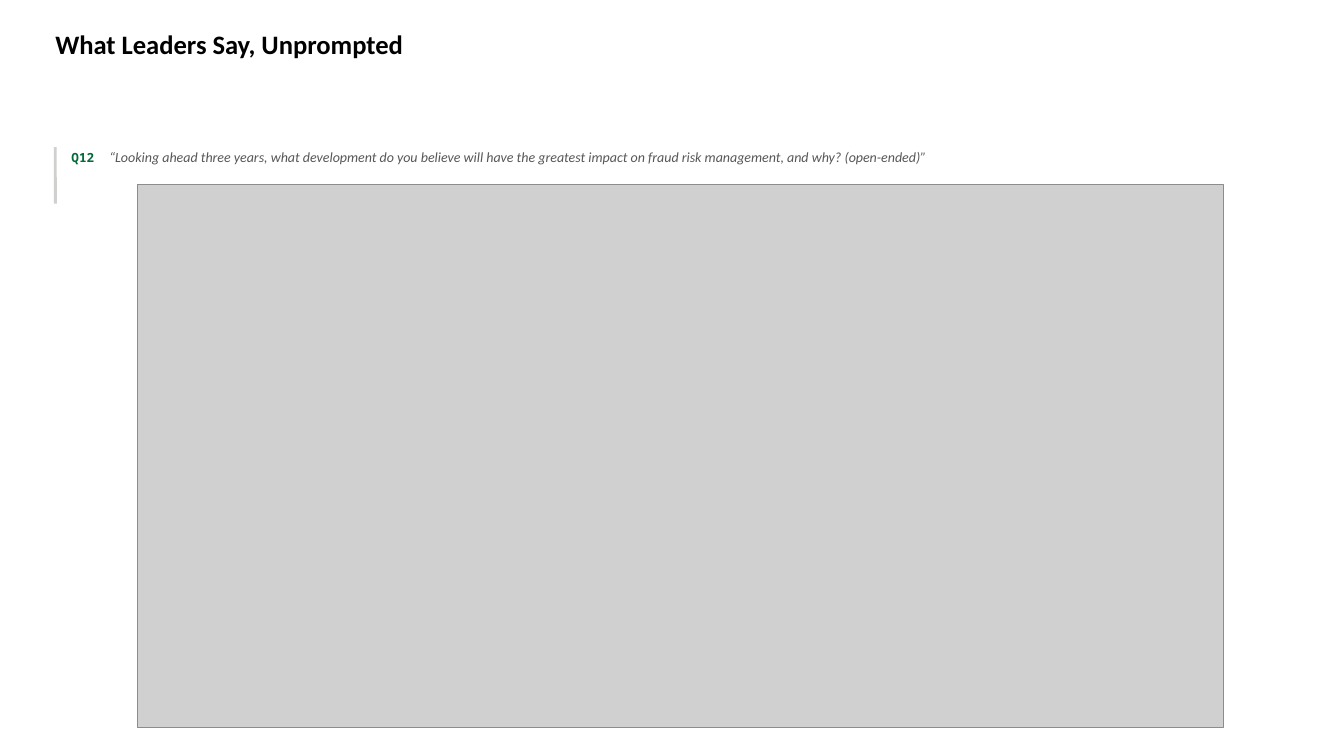
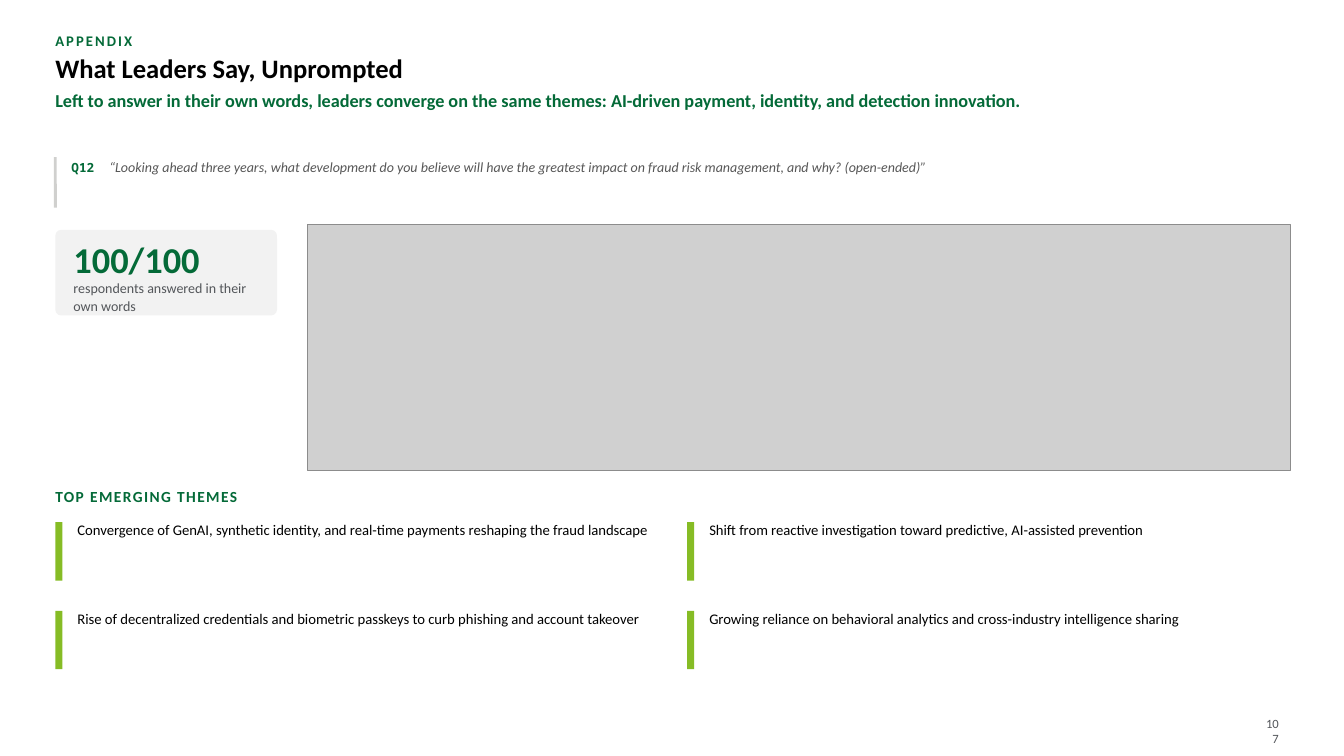
Before and after one commit to davidlin778/Fraud-in-2026, a slide deck: slide 20 of Cleaned Up Storyline deck (Fraud in 2026).pptx (slide 45 before the commit). Drawn at 1344x756 pixels with LibreOffice and Linux fonts; fonts in the diff are those of the drawing; grey boxes stand for pictures. Boxes give left, top, right and bottom in pixels: in the first picture for what was removed or moved away, otherwise in the second. Text is boxed around its words. In the diff, an @@ line names an element or a change of style, - is before the commit and + after.

```diff
--- a/Cleaned Up Storyline deck (Fraud in 2026).pptx
+++ b/Cleaned Up Storyline deck (Fraud in 2026).pptx
@@ text "What Leaders Say, Unprompted": place and size @@
-text "What Leaders Say, Unprompted" at [55,35,402,59]
+text "What Leaders Say, Unprompted" at [55,59,402,83]
@@ text added at [55,36,132,46], 10.5 pt, text #046A38, bold @@
+APPENDIX
@@ text added at [55,94,1021,110], 13 pt, text #046A38, bold @@
+Left to answer in their own words, leaders converge on the same themes: AI-driven payment, identity, and detection innovation.
@@ line moved from (55, 147) - (55, 204) to (55, 157) - (55, 208) @@
@@ text "Q12 “Looking ahead three years, ...": place and size @@
-text "Q12 “Looking ahead three years, ..." at [71,152,927,165]
+text "Q12 “Looking ahead three years, ..." at [71,162,927,175]
@@ picture removed at [137,185,1224,728] @@
@@ rounded rectangle added at [55,230,277,316], fill #F2F2F2 @@
@@ picture added at [308,225,1291,471] @@
@@ text added at [73,247,199,275], 26 pt, text #046A38, bold @@
+100/100
@@ text added at [73,283,246,311], 10 pt, text #53565A @@
+respondents answered in their own words
@@ text added at [55,492,237,502], 11 pt, text #046A38, bold @@
+TOP EMERGING THEMES
@@ rectangle added at [55,522,63,581], fill #86BC25 @@
@@ text added at [77,524,647,538], 10.5 pt, text #000000 @@
+Convergence of GenAI, synthetic identity, and real-time payments reshaping the fraud landscape
@@ rectangle added at [688,522,695,581], fill #86BC25 @@
@@ text added at [709,524,1143,538], 10.5 pt, text #000000 @@
+Shift from reactive investigation toward predictive, AI-assisted prevention
@@ rectangle added at [55,611,63,669], fill #86BC25 @@
@@ text added at [77,613,639,627], 10.5 pt, text #000000 @@
+Rise of decentralized credentials and biometric passkeys to curb phishing and account takeover
@@ rectangle added at [688,611,695,669], fill #86BC25 @@
@@ text added at [709,613,1178,627], 10.5 pt, text #000000 @@
+Growing reliance on behavioral analytics and cross-industry intelligence sharing
@@ text added at [1251,721,1290,741], 9 pt, text #53565A @@
+107
```
Also in this commit, not shown: 4 other slides changed, 2 slides added, 32 slides removed.
